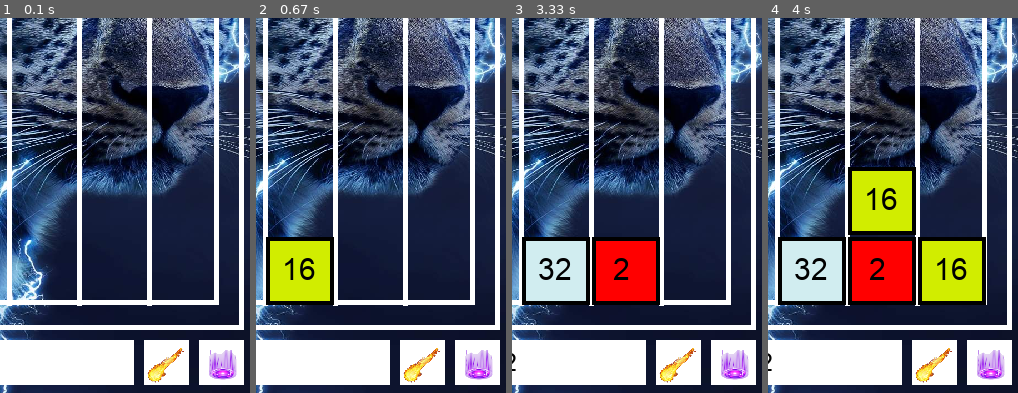
Above: before the commit, frames 1-4 (left to right).
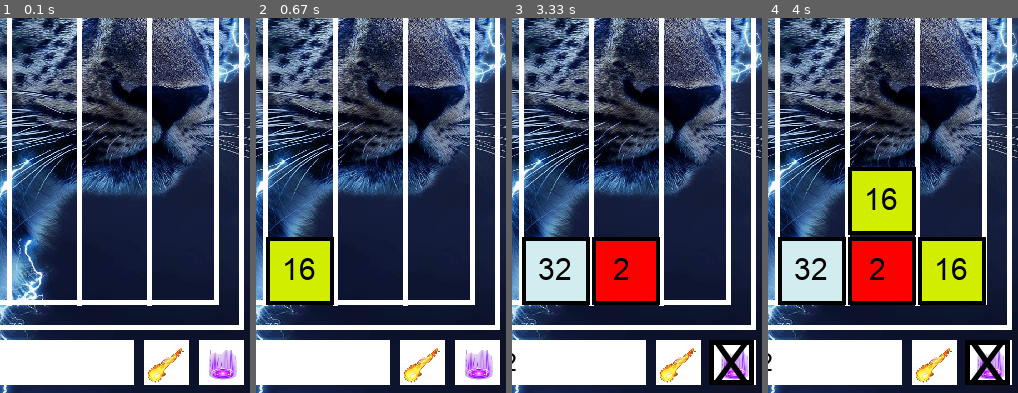
Above: after the commit, the same moments.

Repository: Allen-wa-ng/09170134githw1
Game: pygame game, started from game.py
Same seed, same stepped clock (60 frames per second), same inputs: the game is played once before the commit and once after it.
Inputs (mouse positions are % of the whole screen's width and height, from its top left):
- Up to frame 1 (0.1 s): no input
- Up to frame 2 (0.67 s): click (50, 50) at 0.38 s
- Up to frame 3 (3.33 s): click (50, 57) at 0.72 s; tap Enter at 1 s; click (62, 59) at 1.38 s; click (85, 94) at 1.72 s; click (45, 76) at 2.05 s; click (47, 33) at 2.38 s; click (70, 42) at 2.72 s; click (85, 94) at 3.05 s
- Up to frame 4 (4 s): click (81, 48) at 3.38 s; click (71, 32) at 3.72 s
The pictures show only the part of the screen within x 41-91%, y 48-98%; the shares and areas given below are measured in that part.

The runs differ from the first frame. In frame 1, less than 0.1% of the frame differs, in the area x 88-90%, y 95-96%; in frame 2, less than 0.1%; in frame 3, 1.4%, in the area x 78-97%, y 85-98%; in frame 4, 1.4%.

Commit message:
cooldown

Diff:
--- a/game.py
+++ b/game.py
@@ -586,11 +586,17 @@
     drawText(str(nextNumber),'arial.ttf',20,black,(168+25-len(str(nextNumber))*5,89))
     #Cool down hor X
     if cool_down_hor<5 and cool_down_hor != 0:
-        pygame.draw.rect(screen, white, (350,685,45,45), 10)
-        drawText('X','arial.ttf',60,black,(350,677))
+        pygame.draw.rect(screen, black, (352,685,45,45), 5)
+        drawText('X','arial.ttf',60,black,(352,675))
     else:
         image = pygame.image.load("fire-4.png")
         screen.blit(image, (343, 678))
+    if cool_down_vert<5 and cool_down_vert != 0:
+        pygame.draw.rect(screen, black, (403,685,45,45), 5)
+        drawText('X','arial.ttf',60,black,(405,675))
+    else:
+        image = pygame.image.load("vertical-2.png")
+        screen.blit(image, (404, 681))
 
 # Draw game over screen
 def drawGameOverScreen():
